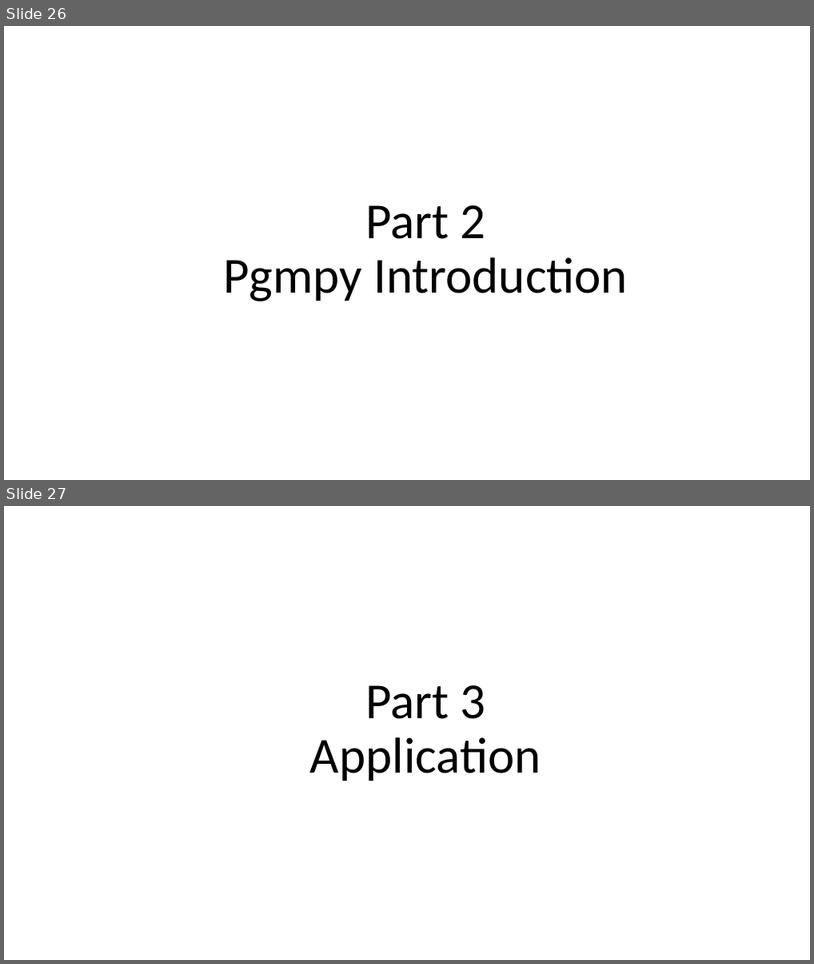
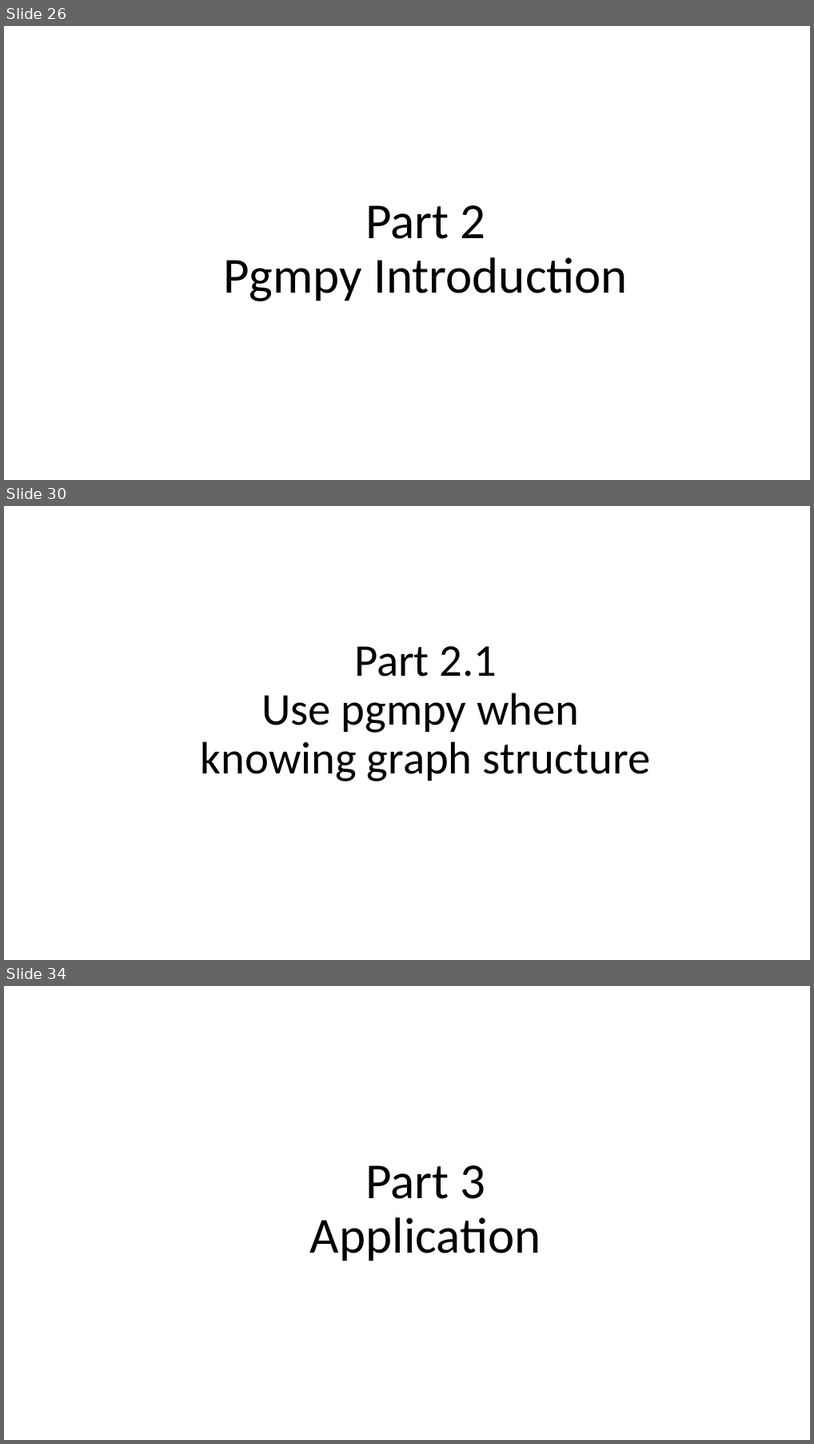
Before and after one commit to nguyenduyhanlam/Probabilistic_Graphical_Models, a slide deck: NguyenDuyHanLam_196005004/baocao.pptx. Shown one above the other, each under a label of ours: slides 26 and 27 before the commit, slides 26, 30 and 34 after it; the slides between them are not shown. The pictures are 814x964 and 814x1444 pixels, drawn with LibreOffice and Linux fonts; fonts in the diff are those of the drawing. Boxes give left, top, right and bottom in pixels: in the first picture for what was removed or moved away, otherwise in the second. Text is boxed around its words. In the diff, an @@ line names an element or a change of style, - is before the commit and + after.

```diff
--- a/NguyenDuyHanLam_196005004/baocao.pptx
+++ b/NguyenDuyHanLam_196005004/baocao.pptx
@@ slide 30 added at (4,506,810,960), background #FFFFFF @@
@@ title added at (201,646,651,781), 54 pt, text #000000 @@
+Part 2.1
+Use pgmpy when
+knowing graph structure
@@ what was slide 27 is now slide 34 @@
```
Also in this commit, not shown: 2 slides changed, 6 other slides added, 1 other file.
